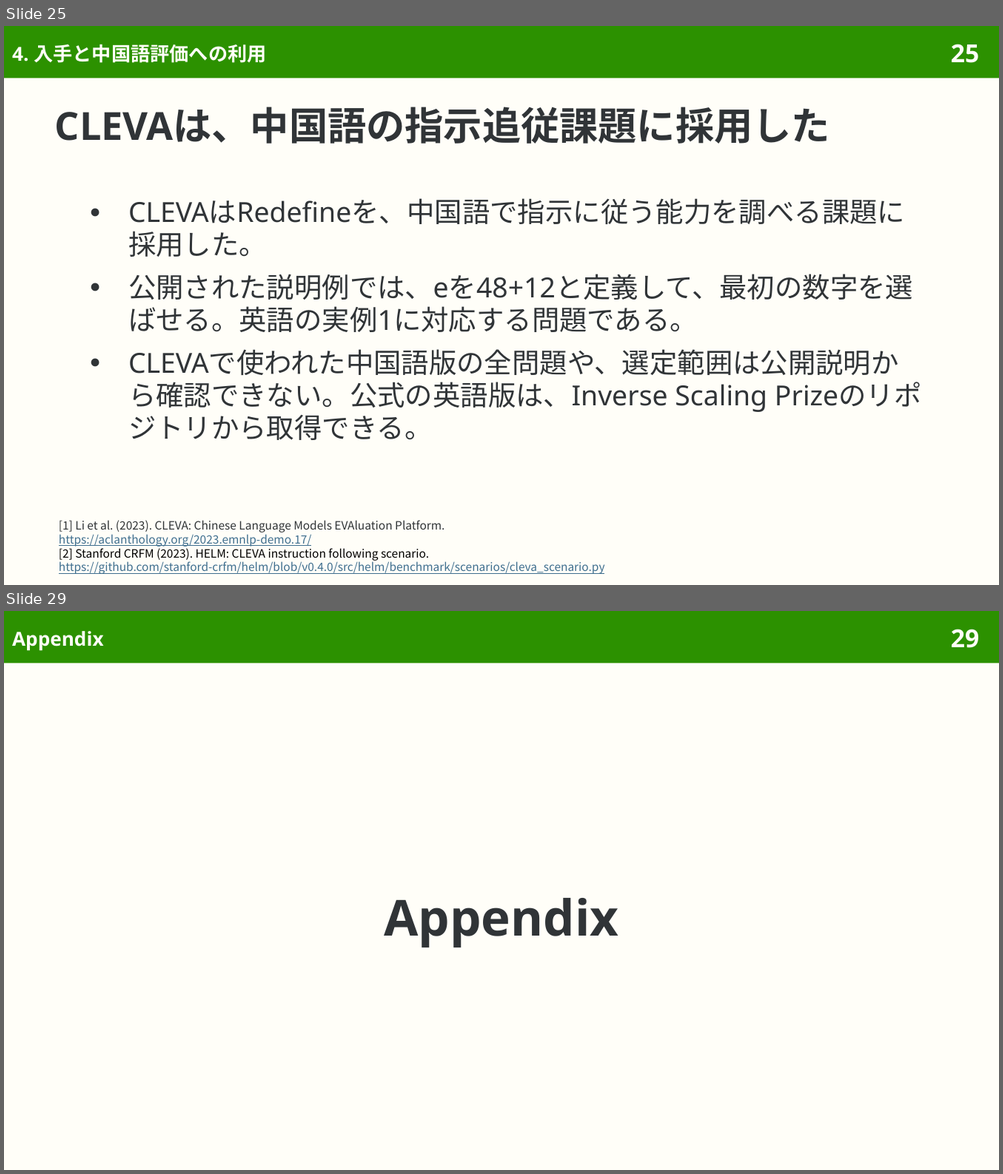
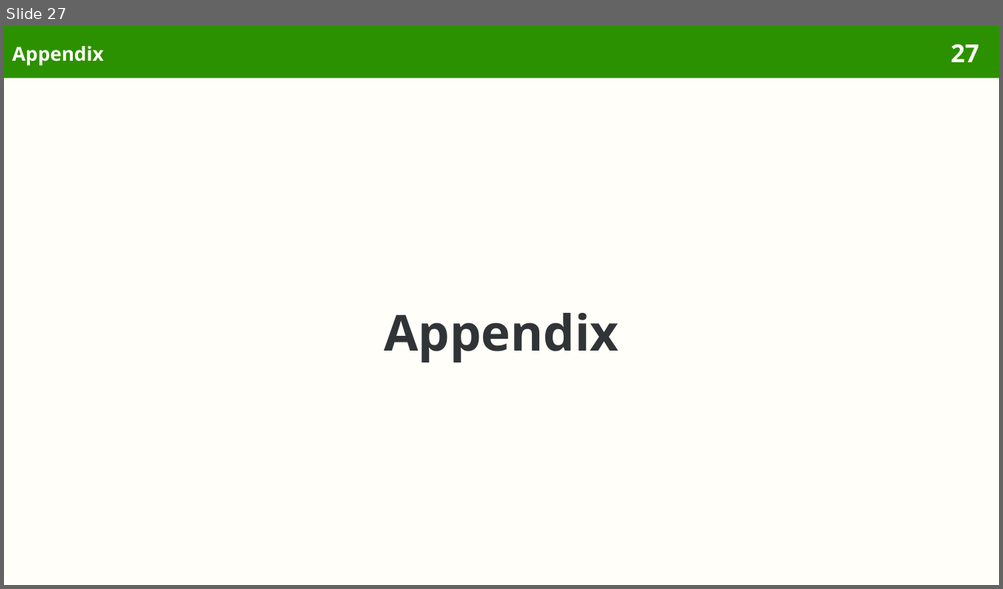
Before and after one commit to sasakiy84/datasets-in-10-minutes, a slide deck: slides/datasets-in-10-minutes-redefine.pptx. Shown one above the other, each under a label of ours: slides 25 and 29 before the commit, slide 27 after it; the slides between them are not shown. The pictures are 1003x1174 and 1003x589 pixels, drawn with LibreOffice and Linux fonts; fonts in the diff are those of the drawing. Boxes give left, top, right and bottom in pixels: in the first picture for what was removed or moved away, otherwise in the second. Text is boxed around its words. In the diff, an @@ line names an element or a change of style, - is before the commit and + after.

Commit message:
Center Redefine on redefined meanings and inverse-scaling research

```diff
--- a/slides/datasets-in-10-minutes-redefine.pptx
+++ b/slides/datasets-in-10-minutes-redefine.pptx
@@ slide 25 removed at (4, 26, 999, 585), background #FFFEF8; not listed: 2 template elements that a slide beside it also shows @@
@@ title removed at (12, 44, 266, 63) @@
-4. 入手と中国語評価への利用
@@ title removed at (55, 107, 830, 144) @@
-CLEVAは、中国語の指示追従課題に採用した
@@ text removed at (128, 198, 913, 440) @@
-● CLEVAはRedefineを、中国語で指示に従う能力を調べる課題に採用した。
-● 公開された説明例では、eを48+12と定義して、最初の数字を選ばせる。英語の実例1に対応する問題である。
-● CLEVAで使われた中国語版の全問題や、選定範囲は公開説明から確認できない。公式の英語版は、Inverse Scaling Prizeのリポジトリから取得できる。
@@ text removed at (59, 520, 605, 574) @@
-[1] Li et al. (2023). CLEVA: Chinese Language Models EVAluation Platform.
-https://aclanthology.org/2023.emnlp-demo.17/
-[2] Stanford CRFM (2023). HELM: CLEVA instruction following scenario.
-https://github.com/stanford-crfm/helm/blob/v0.4.0/src/helm/benchmark/scenarios/cleva_scenario.py
@@ what was slide 29 is now slide 27 @@
@@ page number at (950, 44, 979, 62): text changed @@
-29
+27
```
Also in this commit, not shown: 8 slides changed, 2 other slides removed, 47 other files.
